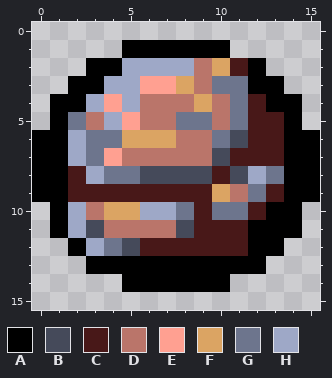
Edited in one commit: pixel-art file (code/Interactables/Items/Resources/Art/minerals_icon.aseprite). The picture above is the old version.
16x16 pixels, 1 frame.
Palette (. is transparent): A #000000  B #454a5a  C #481818  D #ba756a  E #ffa091  F #dba463  G #6d758d  H #9ea8c7
Now the later version:
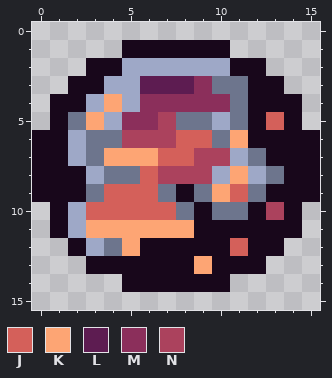
Colours new in this view: J #d4605a  K #fda574  L #5d1c51  M #8b2f5b  N #ab425d
Change:
layer "Layer 3" now hidden
@@ palette @@
-A #000000
+A #18071b
@@ x 0..15 @@
  1 .....AAAAAA.....
- 2 ...AAHHHHDFCA...
- 3 ..AAHHEEFDGGAA..
- 4 .AAHEHDDDFDGCAA.
- 5 .AGDHEDDGGDGCCA.
- 6 AAHGGFFFDDGBCCAA
- 7 AAHGEDDDDDBCCCAA
- 8 AACHGGBBBBCBHGAA
- 9 AACCCCCCCCFDGCAA
-10 .AHDFFHHGCGGCAA.
-11 .AHBDDDDBCCCAAA.
-12 ..AHGBCCCCCCAA..
-13 ...AAAAAAAAAA...
+ 2 ...AAHHHHHHAA...
+ 3 ..AAHHLLLMGGAA..
+ 4 .AAHKHMMMMMGAAA.
+ 5 .AGKHMMNGGHGAJA.
+ 6 AAHGGNNNJJGKAAAA
+ 7 AAHGKKKJJNNHGAAA
+ 8 AAAHGGJNNNHKHGAA
+ 9 AAAGJJJGAGKJGAAA
+10 .AHJJJJJGAGGANA.
+11 .AHKKKKKKAAAAAA.
+12 ..AHGKAAAAAJAA..
+13 ...AAAAAAKAAA...
 14 .....AAAAAA.....
Boxes around the changes in both pictures, in picture pixels (x1, y1, x2, y2):
changed: (32, 40, 320, 292)
